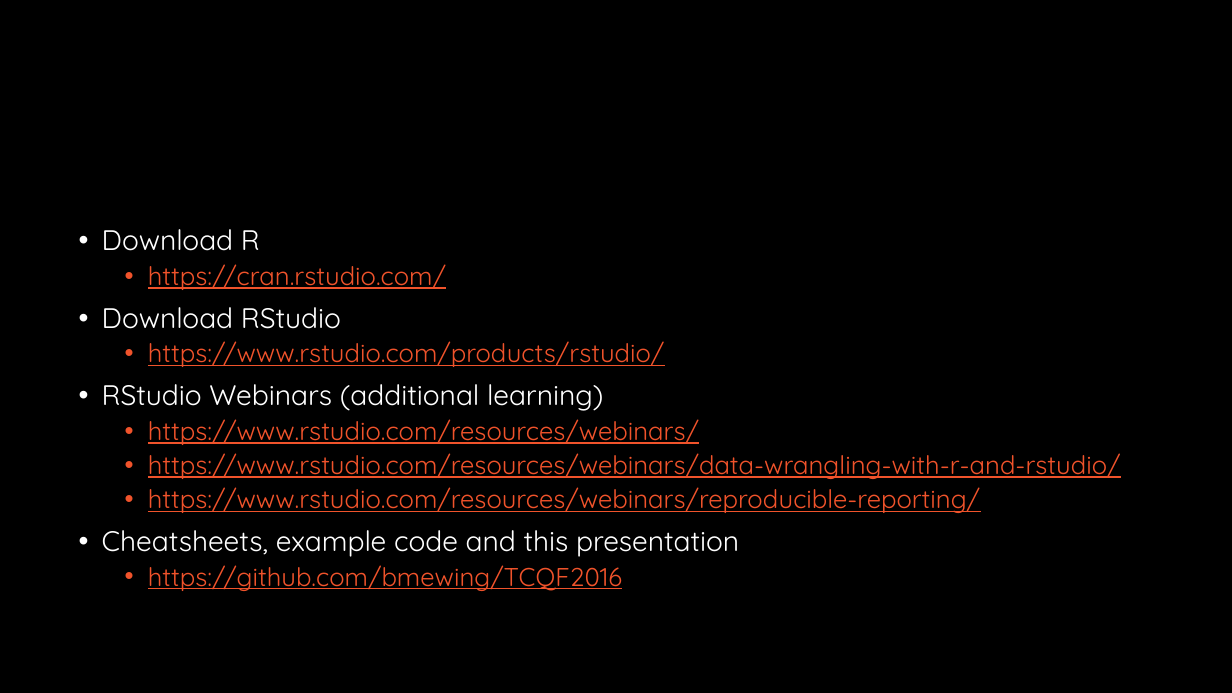
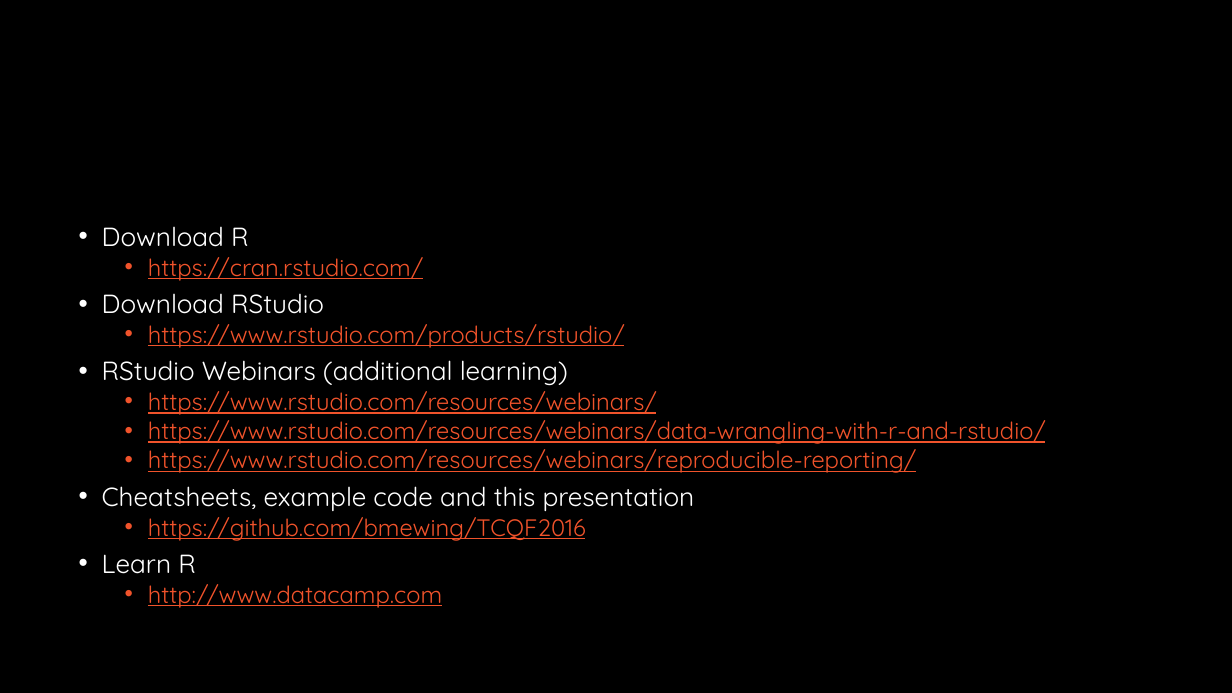
Before and after one commit to bmewing/TCQF2016, a slide deck: slide 39 of Reproducible data analysis.pptx. Drawn at 1232x693 pixels with LibreOffice and Linux fonts; fonts in the diff are those of the drawing; background and template pictures are left out. Boxes give left, top, right and bottom in pixels: in the first picture for what was removed or moved away, otherwise in the second. Text is boxed around its words. In the diff, an @@ line names an element or a change of style, - is before the commit and + after.

Commit message:
Final examples from class

```diff
--- a/Reproducible data analysis.pptx
+++ b/Reproducible data analysis.pptx
@@ text at <box>102,226,1046,541</box>: size 22 to 20.4 pt in "Download R", "Download RStudio", "RStudio Webinars (additional learning)", "Cheatsheets, example code and this presentation"; size 20 to 18.5 pt in "https://cran.rstudio.com/", "https://www.rstudio.com/products/rstudio/", "https://www.rstudio.com/resources/webinars/", "https://www.rstudio.com/resources/webinars/data-wrangling-wi ..." and 2 more places; line spacing 0.9 to 0.8 @@
@@ text at <box>102,554,442,608</box>: paragraphs added @@
+• Learn R
+  • http://www.datacamp.com
```
Also in this commit, not shown: 4 other files.
